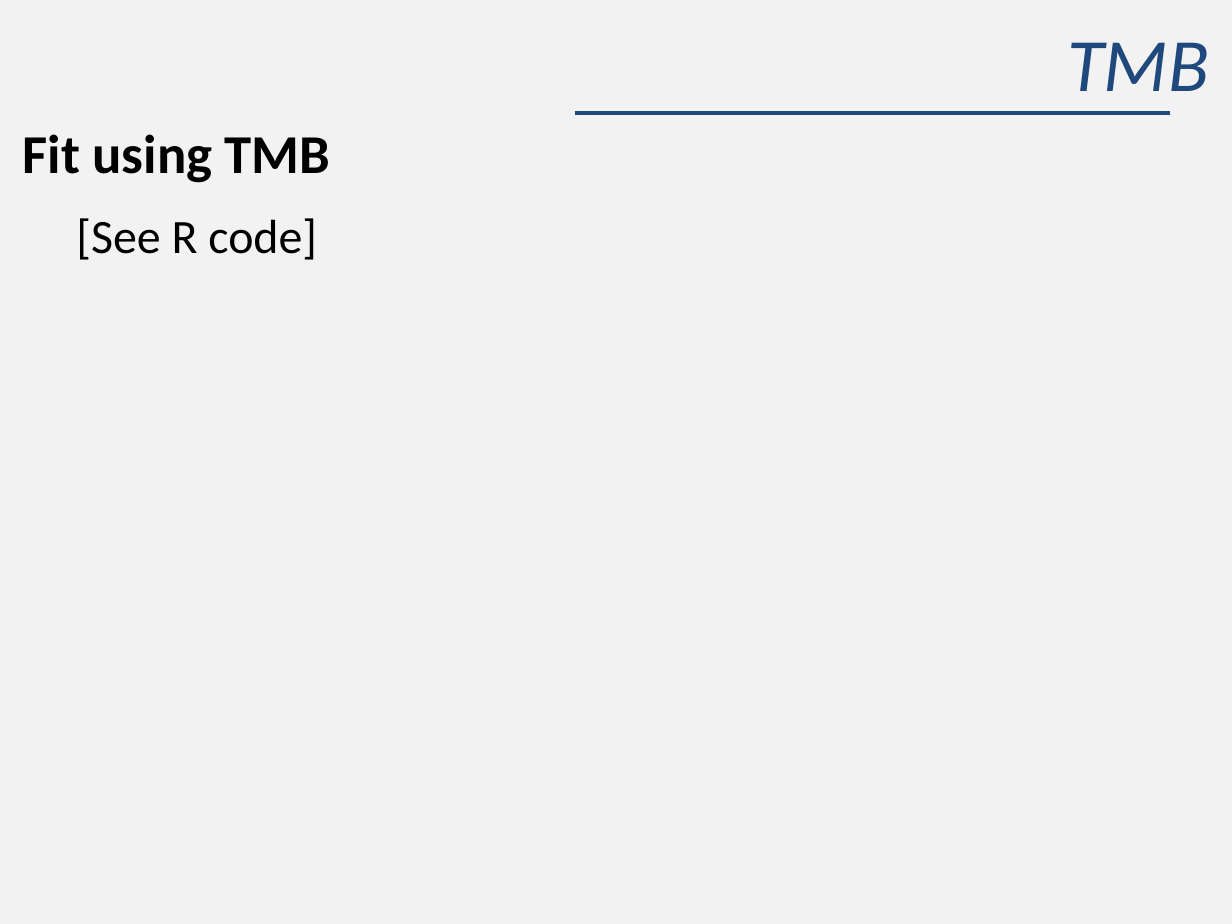
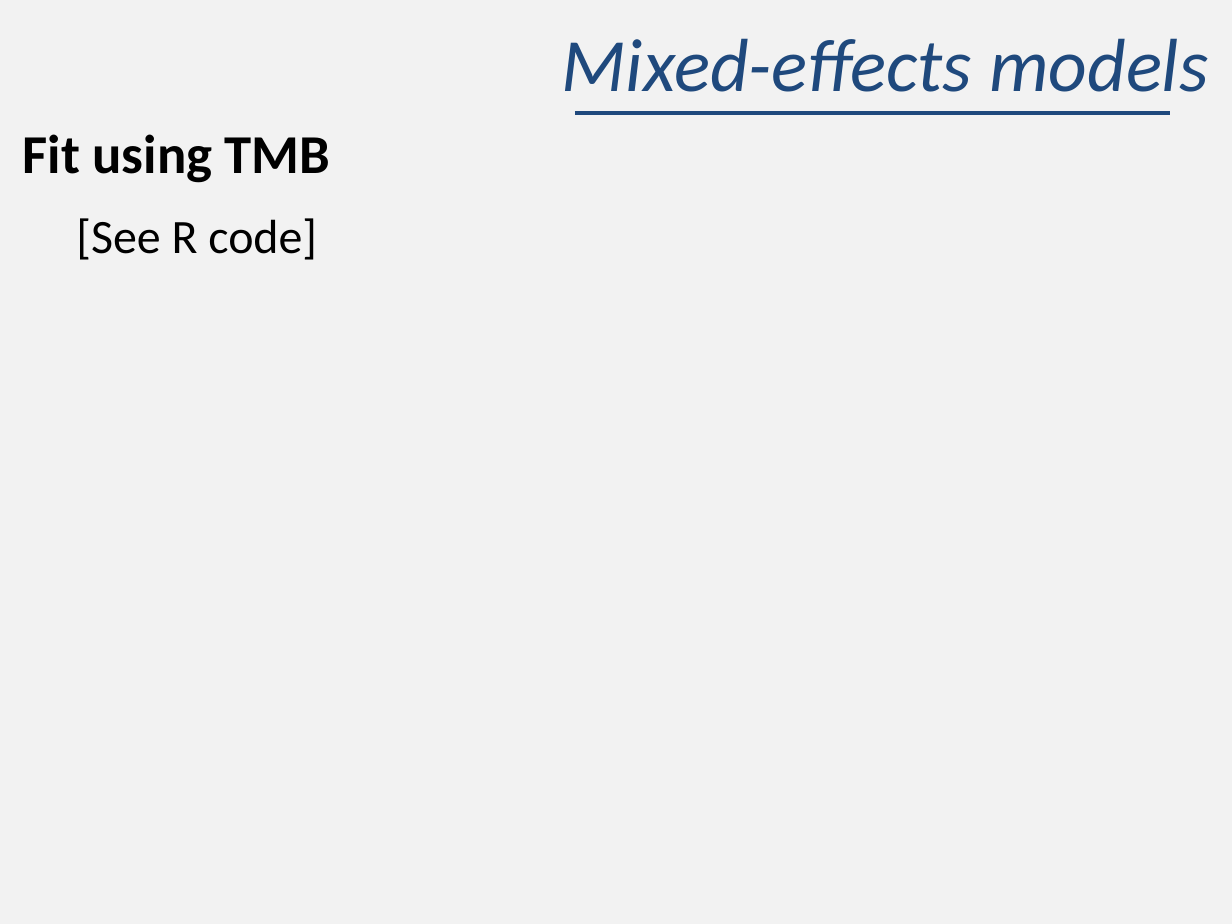
Before and after one commit to nmmarquez/2016_Spatio-temporal_models, a slide deck: slide 12 of Week 2 -- mixed-effects/Lab 2/Lab 2 -- Mixed-effects models.pptx. Drawn at 1232x924 pixels with LibreOffice and Linux fonts; fonts in the diff are those of the drawing. Boxes give left, top, right and bottom in pixels: in the first picture for what was removed or moved away, otherwise in the second. Text is boxed around its words. In the diff, an @@ line names an element or a change of style, - is before the commit and + after.

```diff
--- a/Week 2 -- mixed-effects/Lab 2/Lab 2 -- Mixed-effects models.pptx
+++ b/Week 2 -- mixed-effects/Lab 2/Lab 2 -- Mixed-effects models.pptx
@@ title at [562,38,1208,92]: text changed @@
-TMB
+Mixed-effects models
```
Also in this commit, not shown: 5 other slides changed, 7 slides added, 6 slides removed, 2 other files.
